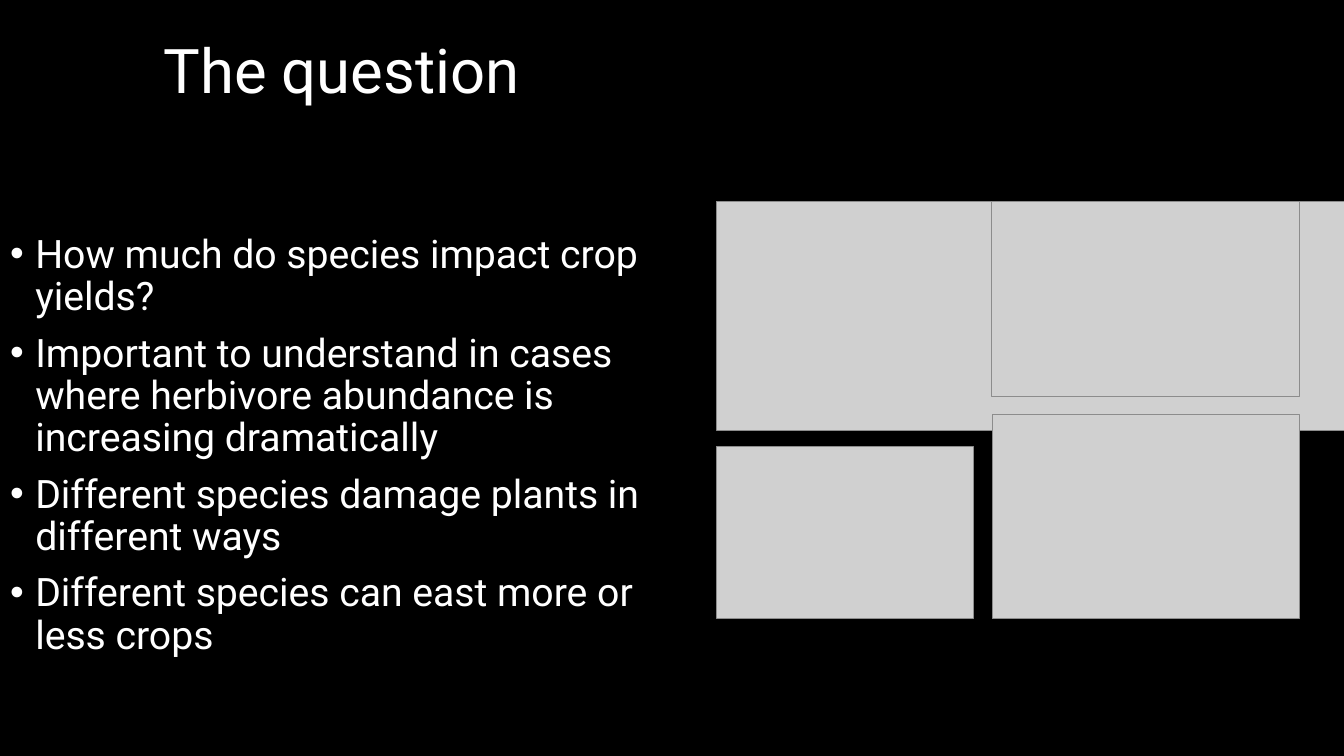
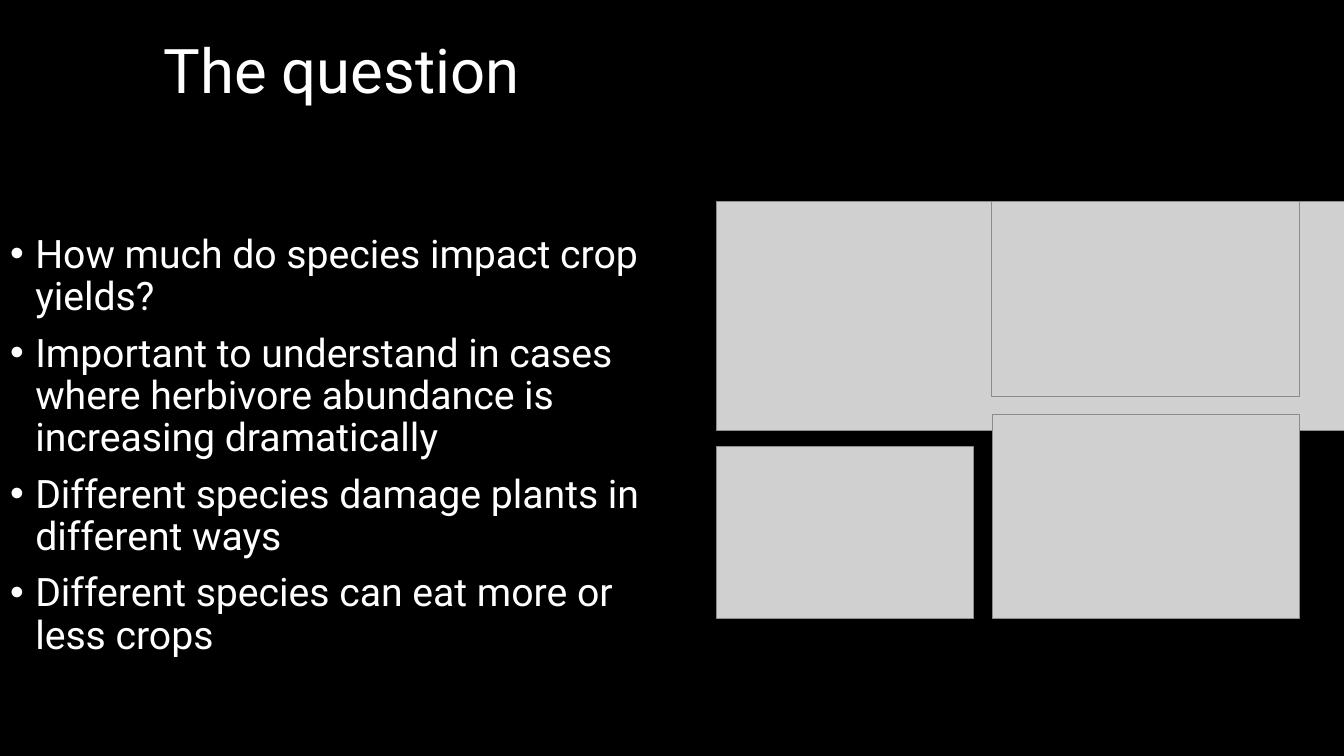
Before and after one commit to DeonRoos/006-BI3010, a slide deck: slide 2 of Lectures/Lecture 08.1 Interactions.pptx. Drawn at 1344x756 pixels with LibreOffice and Linux fonts; fonts in the diff are those of the drawing; grey boxes stand for pictures. Boxes give left, top, right and bottom in pixels: in the first picture for what was removed or moved away, otherwise in the second. Text is boxed around its words. In the diff, an @@ line names an element or a change of style, - is before the commit and + after.

```diff
--- a/Lectures/Lecture 08.1 Interactions.pptx
+++ b/Lectures/Lecture 08.1 Interactions.pptx
@@ text at (x1=35, y1=576, x2=613, y2=657): text changed @@
-• Different species can east more or less crops
+• Different species can eat more or less crops
```
Also in this commit, not shown: 2 other slides changed, 2 slides added, 2 slides removed, 7 other files.
